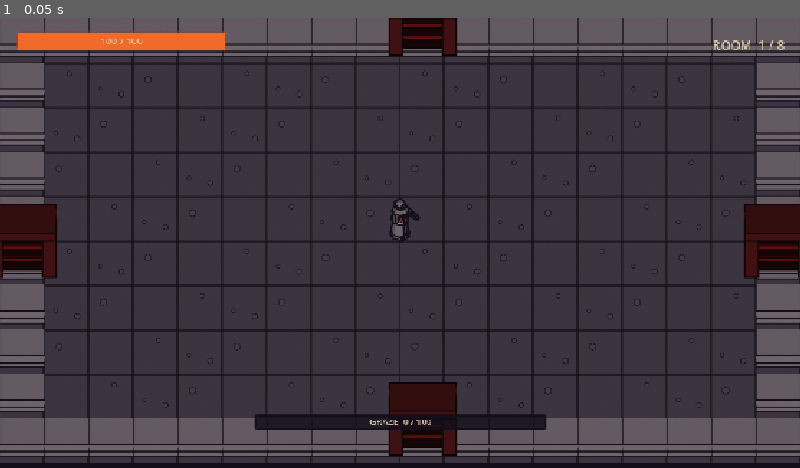
Above: before the commit, frame 1.
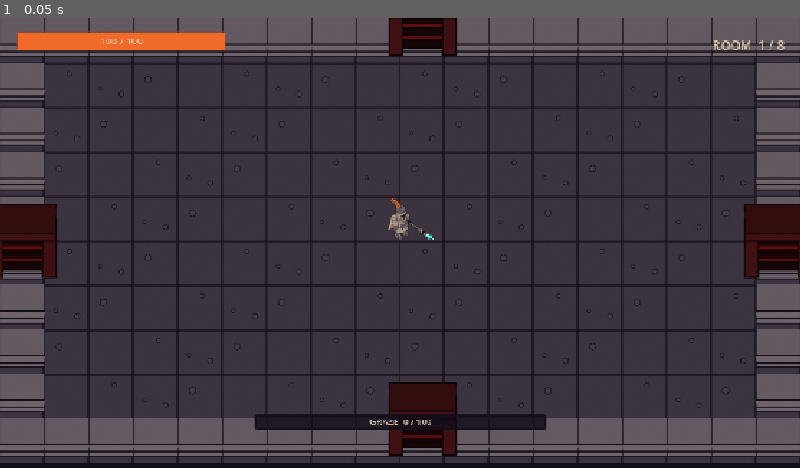
Above: after the commit, the same moment.

Repository: Kvon-creator/Project-5
Game: Godot game, scene res://scenes/Main.tscn
Two runs of this game, one before a commit and one after it. Both use one fixed random seed, a clock stepped at 60 frames per second and the inputs below.
Inputs:
- Up to frame 1 (0.05 s): no input

The runs differ from the first frame. In frame 1, 0.2% of the frame differs, in the area x 48-55%, y 40-50%.

Commit message:
Rebuild hero as the Nib Knight; adopt the measured palette
Anchor asset replaced. The hooded figure is gone; the player is now the
knight from docs/reference/hero-nib-knight.png - great helm, ember plume
swept back, tattered parchment cape, and a spear whose head is a fountain
pen nib charged teal. Exactly two points of colour on him, so he never gets
lost among violet creatures. Lands at 64 px in a 128 x 128 frame.

The reference overrides the GDD in one place, noted in the file so nobody
"fixes" it later: the GDD avoid list bans chibi proportions, but this knight
is deliberately stocky, and that oversized helm is what makes him read at
64 px.

Palette replaced with the measured one in both rig_common.py and Palette.gd,
which are now kept in step by hand. Signal colours are unchanged - the
references already agreed with the GDD. World colours are lighter and warmer
than Crypt Stone / Stone Light, plus a candle amber and a gilt the GDD had
no swatch for.

Two rig fixes found while getting the knight to read:

- join_parts(): Freestyle outlines each separate OBJECT, so a character made
  of two dozen primitives got two dozen outlines, including around boxes
  buried inside the body. At 64 px those stacked into a black mass. Parts are
  now joined into one mesh before rendering.
- set_ink(): line work is a parameter now, not a constant. Characters render
  outline-plus-colour-boundary at 0.8 px; environments keep creases, which
  are most of the drawing on large flat surfaces. Diagnosed by rendering with
  Freestyle off, which showed the shading had been fine all along.

Prop sheet added to the references and the PDF (now 10 pages). It maps
one-to-one onto the GDD: Explosive Lamp Oil is the barrel, Defensive Tome
Stack is the destructible cover and already supplies the three damage
stages, Scribe's Trap is the trap - its spikes are pen nibs - and Luminous
Pigment Shell is the every-5th-kill damage power-up.

Co-Authored-By: Claude Opus 5 <noreply@anthropic.com>

Diff:
--- a/scripts/Palette.gd
+++ b/scripts/Palette.gd
@@ -11,29 +11,49 @@
 ## rather than in playtesting.
 
 # --- Swatches -------------------------------------------------------------
-# Name, hex and "used for" are copied verbatim from the GDD Palette table.
+# Measured from docs/reference by pipeline/extract_palette.py, and kept in
+# step with PALETTE_HEX in pipeline/rig_common.py. If you change one, change
+# the other.
 
-const ABYSS          := Color("120E1A")  ## Void, background, ink outlines
-const CRYPT_STONE    := Color("2B2335")  ## Floor tiles
-const STONE_LIGHT    := Color("4E4458")  ## Walls, destructible cover
-const BONE           := Color("D8C8A8")  ## UI text, highlights
-const EMBER          := Color("F06A2A")  ## Player accents, barrels, fire
-const BLOOD_RUST     := Color("8E2A2A")  ## Traps, damage flashes
-const GRAZE_GOLD     := Color("FFC93C")  ## Graze Meter, sparks, Shockwave ring
-const SPIRIT_TEAL    := Color("35D6C4")  ## Player shots, damage power-up
+# SIGNAL - gameplay colours. These came through the art-direction change
+# unaltered, because the references already agreed with the GDD: the hero's
+# nib glows teal, the boss fires magenta, his plume is ember.
+const NIB_TEAL        := Color("35D6C4") ## Player shots, nib glow, power-up
 const HOSTILE_MAGENTA := Color("FF2E6E") ## Enemy bullets ONLY
+const EMBER           := Color("F06A2A") ## Hero plume, candle flame, barrels
+const GRAZE_GOLD      := Color("FFC93C") ## Graze Meter, sparks, Shockwave ring
+
+# WORLD - the scriptorium. Lighter and warmer than the GDD's original
+# Crypt Stone / Stone Light, which were written before the references.
+const PARCHMENT    := Color("E2C5A8") ## Paper, cape, gilt, UI text
+const CANDLE_WARM  := Color("BE9E91") ## Stone near a candle
+const STONE_LIT    := Color("8A8088") ## Floor in light - the main value
+const STONE_MID    := Color("776B70") ## Wall faces
+const STONE_SHADOW := Color("554F59") ## Wall shadow, floor out of the light
+const INK_VIOLET   := Color("3C2C39") ## Deep shadow, recesses
+const INK_BLACK    := Color("18030A") ## Ink pools, contour lines, the void
+const GILT         := Color("C8A24E") ## Gold vine work on walls
+
+# CREATURE + HERO
+const CREATURE_VIOLET := Color("886181") ## Enemy flesh, fur, slug bodies
+const CREATURE_RUST   := Color("BA7977") ## Enemy hide, shells, cloth
+const DEEP_PLUM       := Color("421C39") ## Enemy shadow side
+const STEEL           := Color("868178") ## Hero armour
+const BLOOD_RUST      := Color("8E2A2A") ## Traps, damage flashes
 
 # --- Role aliases ---------------------------------------------------------
-# Prefer these over the raw swatch names. If the art direction shifts, the
+# Prefer these over raw swatch names. If the art direction shifts again, the
 # swatch a role points at changes here and nowhere else.
 
-const BACKGROUND     := ABYSS
-const INK            := ABYSS
-const FLOOR          := CRYPT_STONE
-const WALL           := STONE_LIGHT
-const COVER          := STONE_LIGHT
-const UI_TEXT        := BONE
-const UI_HIGHLIGHT   := BONE
+const BACKGROUND     := INK_BLACK
+const INK            := INK_BLACK
+const FLOOR          := STONE_LIT
+const WALL           := STONE_MID
+const COVER          := STONE_MID
+const UI_TEXT        := PARCHMENT
+const UI_HIGHLIGHT   := PARCHMENT
+const BONE           := PARCHMENT      ## legacy GDD name
+const SPIRIT_TEAL    := NIB_TEAL       ## legacy GDD name
 const PLAYER_ACCENT  := EMBER
 const BARREL         := EMBER
 const FIRE           := EMBER
@@ -42,21 +62,29 @@
 const METER_FILL     := GRAZE_GOLD
 const GRAZE_SPARK    := GRAZE_GOLD
 const SHOCKWAVE_RING := GRAZE_GOLD
-const PLAYER_SHOT    := SPIRIT_TEAL
-const POWER_UP       := SPIRIT_TEAL
+const PLAYER_SHOT    := NIB_TEAL
+const POWER_UP       := NIB_TEAL
 const ENEMY_BULLET   := HOSTILE_MAGENTA
 
 ## Every swatch by name, for tooling and the palette check.
 const ALL := {
-	"Abyss": ABYSS,
-	"Crypt Stone": CRYPT_STONE,
-	"Stone Light": STONE_LIGHT,
-	"Bone": BONE,
+	"Nib Teal": NIB_TEAL,
+	"Hostile Magenta": HOSTILE_MAGENTA,
 	"Ember": EMBER,
+	"Graze Gold": GRAZE_GOLD,
+	"Parchment": PARCHMENT,
+	"Candle Warm": CANDLE_WARM,
+	"Stone Lit": STONE_LIT,
+	"Stone Mid": STONE_MID,
+	"Stone Shadow": STONE_SHADOW,
+	"Ink Violet": INK_VIOLET,
+	"Ink Black": INK_BLACK,
+	"Gilt": GILT,
+	"Creature Violet": CREATURE_VIOLET,
+	"Creature Rust": CREATURE_RUST,
+	"Deep Plum": DEEP_PLUM,
+	"Steel": STEEL,
 	"Blood Rust": BLOOD_RUST,
-	"Graze Gold": GRAZE_GOLD,
-	"Spirit Teal": SPIRIT_TEAL,
-	"Hostile Magenta": HOSTILE_MAGENTA,
 }
 
 
Binary file changed: assets/sprites/player/player_idle_E.png
Binary file changed: assets/sprites/player/player_idle_N.png
Binary file changed: assets/sprites/player/player_idle_NE.png
Binary file changed: assets/sprites/player/player_idle_NW.png
Binary file changed: assets/sprites/player/player_idle_S.png
Binary file changed: assets/sprites/player/player_idle_SE.png
Binary file changed: assets/sprites/player/player_idle_SW.png
Binary file changed: assets/sprites/player/player_idle_W.png
Binary file changed: assets/sprites/player/player_idle_anchor.png
Binary file added: docs/reference/props-sheet.png
Not shown, changed: docs/ART_BIBLE.pdf
